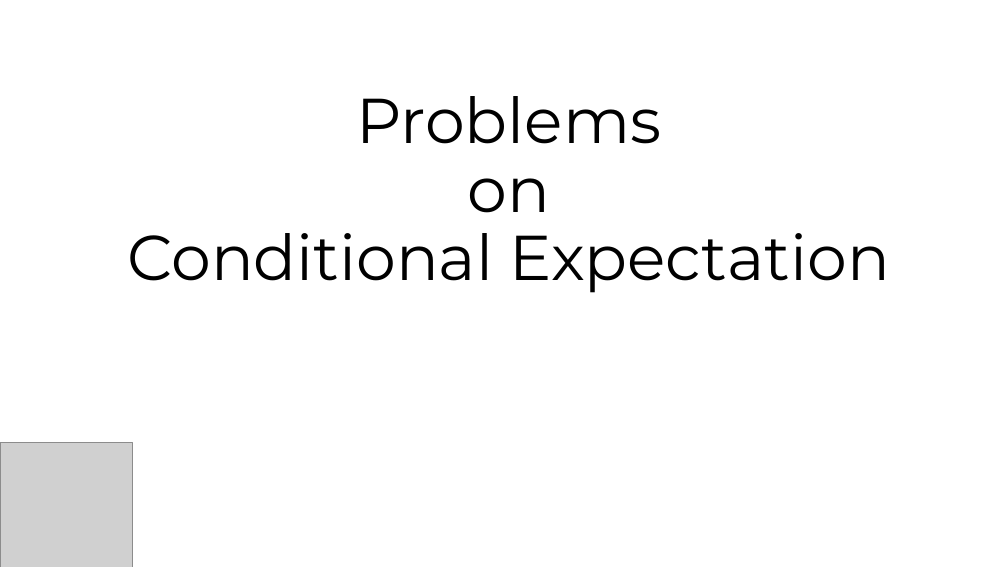
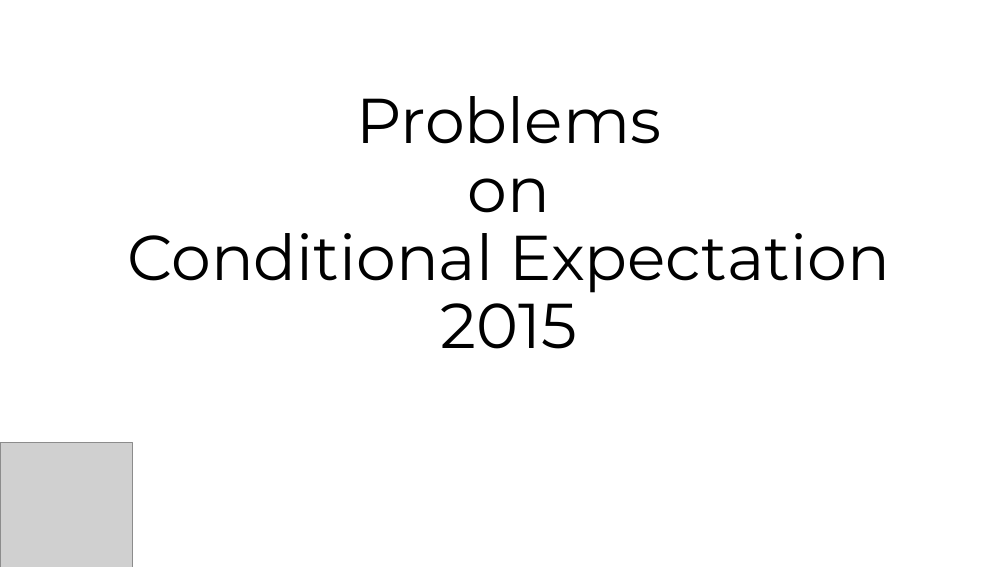
Before and after one commit to jinmang2/probability, a slide deck: slide 1 of 조건부기대값 임용고시 2015.pptx. Drawn at 1008x567 pixels with LibreOffice and Linux fonts; fonts in the diff are those of the drawing; grey boxes stand for pictures. Boxes give left, top, right and bottom in pixels: in the first picture for what was removed or moved away, otherwise in the second. Text is boxed around its words. In the diff, an @@ line names an element or a change of style, - is before the commit and + after.

```diff
--- a/조건부기대값 임용고시 2015.pptx
+++ b/조건부기대값 임용고시 2015.pptx
@@ title at box(128, 96, 890, 349): text changed @@
-Problems
-on
-Conditional Expectation
+Problems
+on
+Conditional Expectation
+2015
```
Also in this commit, not shown: 5 slides added.
